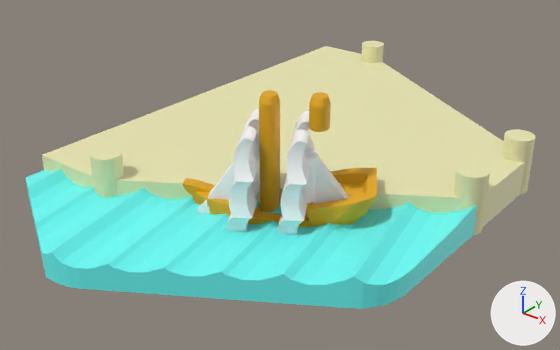
Two versions of the glTF model public/assets/harbor_base.glb, one commit apart.
Before and after are seen from a 50 mm camera at (35.3, -83.5, 24.2) aimed at (5.1, -45.8, 0.8). The axes (+X, +Y, +Z) are drawn at lower right. The lights are the same throughout. The first picture is the older version. Vertices at exactly the same position are counted once.

Names of what the first picture shows: 'part_1'.
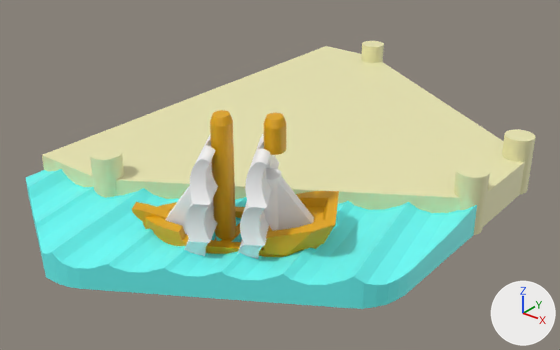
The change, as a list of edits to the scene's bpy script:
```text
Change me_harbor_base___1:
    where me_harbor_base___1.from_pydata(...)  # 7269 vertices, 14560 faces; spans x -7.3..18.9, y -63.0..-23.0, z 0.0..8.8
    used by ob_part_1; location = (0.0, 0.0, 0.0)
    me_harbor_base___1 part 1: the loose piece of 3184 vertices spanning x 3.4..14.7, y -53.8..-45.5, z 0.0..8.8 is moved by (0.0, -4.1, 0.0)
    me_harbor_base___1 part 2: the loose piece of 376 vertices spanning x 10.0..11.3, y -49.8..-48.3, z 6.8..8.8 is moved by (0.0, -4.1, 0.0)
    me_harbor_base___1 part 3: the loose piece of 1415 vertices spanning x 8.0..13.4, y -53.0..-47.6, z 0.0..7.3 is moved by (0.0, -3.5, 0.0)
    me_harbor_base___1 part 4: the loose piece of 1611 vertices spanning x 4.6..9.7, y -54.6..-49.2, z 0.0..7.3 is moved by (0.0, -3.5, 0.0)
```

Changed parts and their boxes [x1, y1, x2, y2] in the pictures (560 x 350 px; the box of a moved part takes in the faces that stretch with it):
part 1 of me_harbor_base___1, moved or reshaped: before [183, 90, 377, 227]; after [132, 110, 339, 257]
part 2 of me_harbor_base___1, moved or reshaped: before [309, 92, 331, 132]; after [264, 112, 286, 155]
part 3 of me_harbor_base___1, moved or reshaped: before [276, 111, 349, 234]; after [237, 133, 314, 259]
part 4 of me_harbor_base___1, moved or reshaped: before [197, 109, 260, 231]; after [165, 135, 218, 256]
